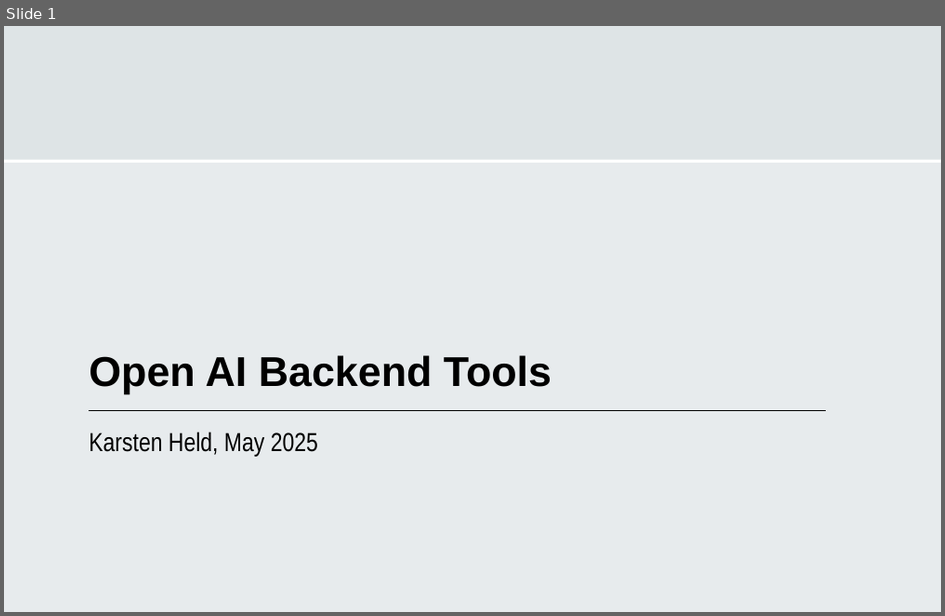
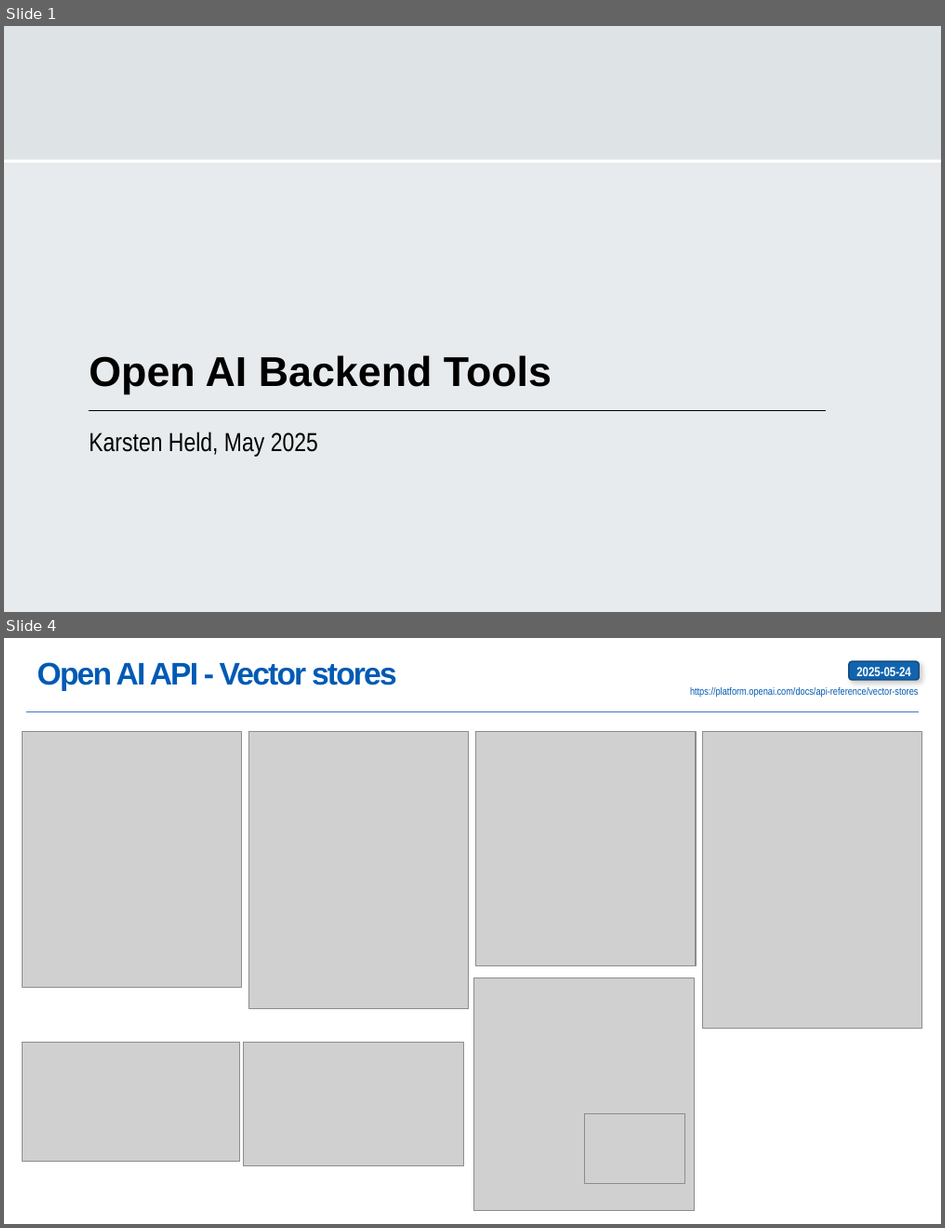
Before and after one commit to karstenheld3/OpenAI-BackendTools, a slide deck: OpenAI-BackendTools.pptx. Shown one above the other, each under a label of ours: slide 1 before the commit, slides 1 and 4 after it; the slides between them are not shown. The pictures are 945x616 and 945x1228 pixels, drawn with LibreOffice and Linux fonts; fonts in the diff are those of the drawing; grey boxes stand for pictures. Boxes give left, top, right and bottom in pixels: in the first picture for what was removed or moved away, otherwise in the second. Text is boxed around its words. In the diff, an @@ line names an element or a change of style, - is before the commit and + after.

```diff
--- a/OpenAI-BackendTools.pptx
+++ b/OpenAI-BackendTools.pptx
@@ slide 4 added at (x1=4, y1=638, x2=941, y2=1224), background #FFFFFF @@
@@ title added at (x1=37, y1=662, x2=397, y2=691), 24 pt, text #005AB4, bold @@
+Open AI API - Vector stores
@@ rounded rectangle added at (x1=849, y1=661, x2=920, y2=680), fill #1064AF, outline #174977 1 pt, 10 pt, text #FFFFFF, bold @@
+2025-05-24
@@ text added at (x1=690, y1=687, x2=918, y2=698), 8 pt, text #005AB4 @@
+https://platform.openai.com/docs/api-reference/vector-stores
@@ line added from (26, 712) to (919, 712), #4472C4 0.5 pt @@
@@ picture added at (x1=23, y1=732, x2=242, y2=988) @@
@@ picture added at (x1=250, y1=732, x2=469, y2=1009) @@
@@ picture added at (x1=476, y1=732, x2=697, y2=966) @@
@@ picture added at (x1=703, y1=732, x2=923, y2=1028) @@
@@ picture added at (x1=475, y1=977, x2=695, y2=1211) @@
@@ picture added at (x1=22, y1=1042, x2=240, y2=1161) @@
@@ picture added at (x1=244, y1=1042, x2=464, y2=1166) @@
@@ picture added at (x1=584, y1=1113, x2=685, y2=1184) @@
```
Also in this commit, not shown: 3 other slides added, 2 other files.
